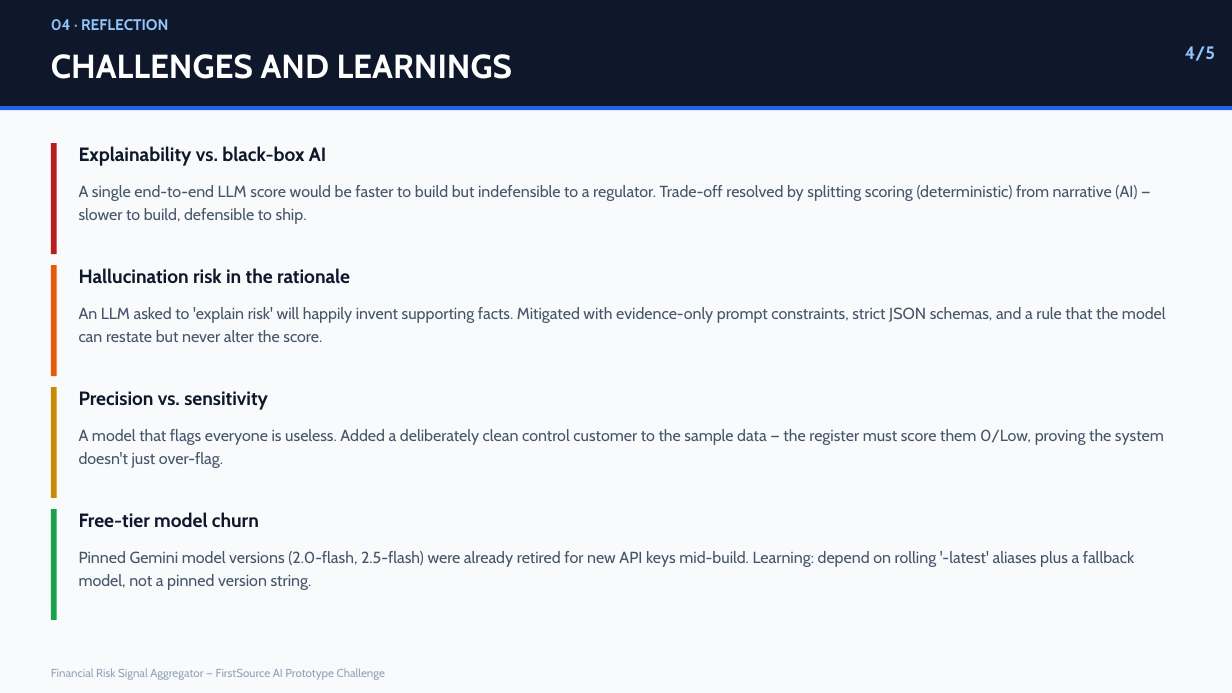
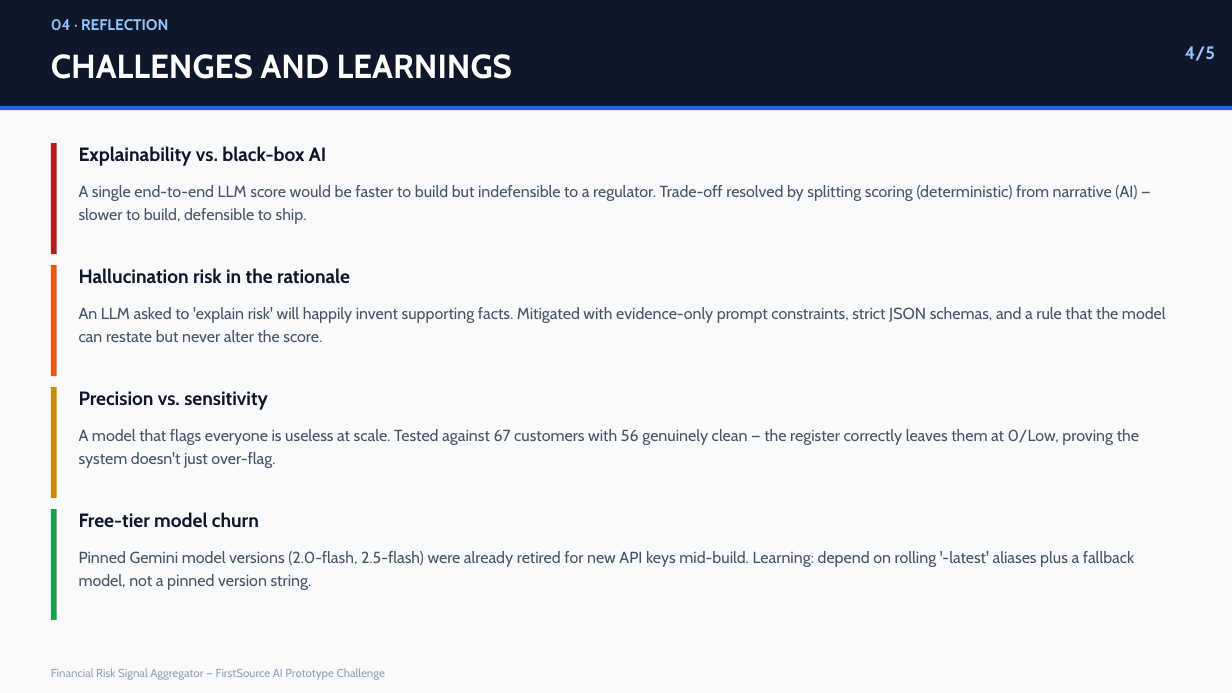
Before and after one commit to ramkumar03ace/Financial-Risk-Signal-Aggregator, a slide deck: slide 4 of docs/Financial_Risk_Signal_Aggregator_Deck.pptx. Drawn at 1232x693 pixels with LibreOffice and Linux fonts; fonts in the diff are those of the drawing. Boxes give left, top, right and bottom in pixels: in the first picture for what was removed or moved away, otherwise in the second. Text is boxed around its words. In the diff, an @@ line names an element or a change of style, - is before the commit and + after.

Commit message:
Scale sample dataset to 67 customers / 1,971 transactions; add SUMMARY.md
Replaces the 5-customer demo with a generated, realistic-scale dataset
(scripts/generate_dataset.py, Faker + fixed seed = reproducible). The
original 5 hero customers and their exact transactions/alerts are kept
unchanged so all pytest scenario tests still pass. Adds 7 new distinct
suspicious archetypes across different countries/typologies plus 55
genuinely clean background customers, so the demo shows real precision
at scale (11 flagged / 56 clean) rather than one hand-picked control case.

Fixes a real UI regression this surfaces: the "Risk score by customer"
chart used to plot every customer, which is unreadable at 67 rows. Now
filtered to flagged-only (capped at 20). The Risk Register tab defaults
to flagged-only too, with a checkbox to reveal all customers.

Adds SUMMARY.md: a written companion to the 5-slide deck covering the
problem, architecture (with a Mermaid data-flow diagram), implementation
highlights, and challenges/learnings sections.

```diff
--- a/docs/Financial_Risk_Signal_Aggregator_Deck.pptx
+++ b/docs/Financial_Risk_Signal_Aggregator_Deck.pptx
@@ text at (x1=79, y1=429, x2=1139, y2=468): text changed @@
-A model that flags everyone is useless. Added a deliberately clean control customer to the sample data — the register must score them 0/Low, proving the system doesn't just over-flag.
+A model that flags everyone is useless at scale. Tested against 67 customers with 56 genuinely clean — the register correctly leaves them at 0/Low, proving the system doesn't just over-flag.
```
Also in this commit, not shown: 2 other slides changed, 12 other files.
